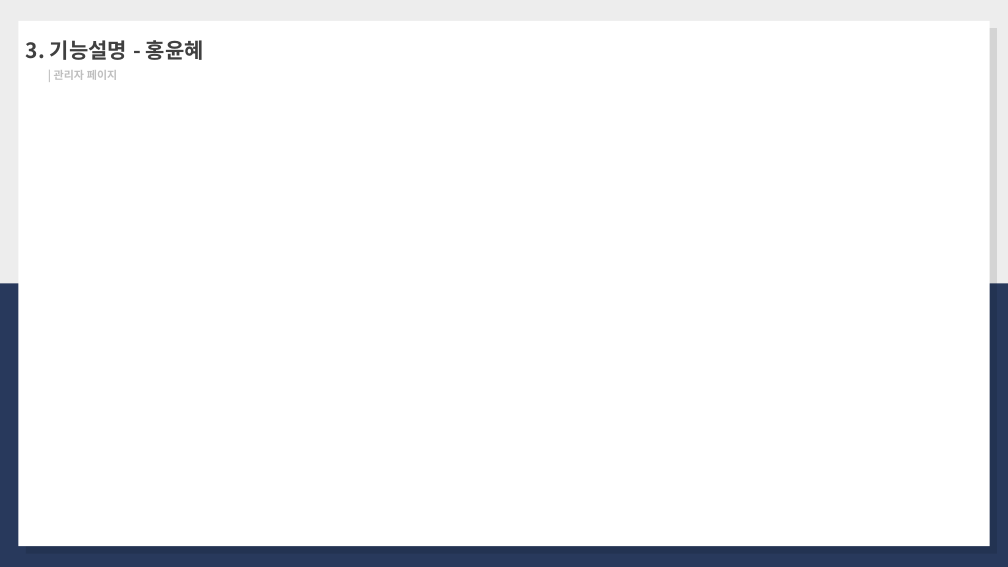
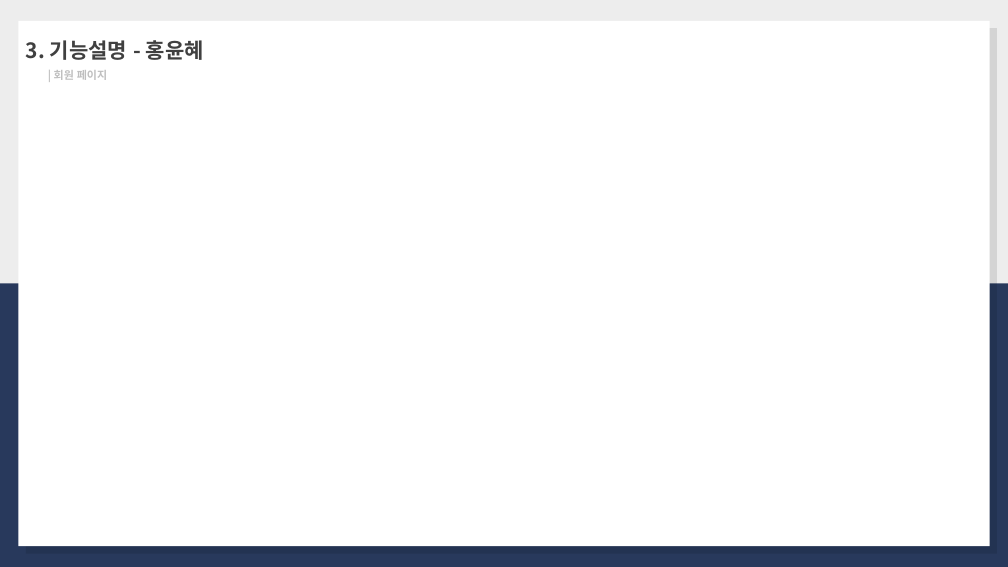
Before and after one commit to gingsilver/SCIT_Team4_groupware, a slide deck: slide 5 of Team4 발표자료/SCIT master 42기_A4_KUROWARE_발표자료.pptx. Drawn at 1008x567 pixels with LibreOffice and Linux fonts; fonts in the diff are those of the drawing. Boxes give left, top, right and bottom in pixels: in the first picture for what was removed or moved away, otherwise in the second. Text is boxed around its words. In the diff, an @@ line names an element or a change of style, - is before the commit and + after.

```diff
--- a/Team4 발표자료/SCIT master 42기_A4_KUROWARE_발표자료.pptx
+++ b/Team4 발표자료/SCIT master 42기_A4_KUROWARE_발표자료.pptx
@@ text in rectangle at box(54, 70, 107, 80): text changed @@
-| 관리자 페이지
+| 회원 페이지
```
Also in this commit, not shown: 5 other files.
